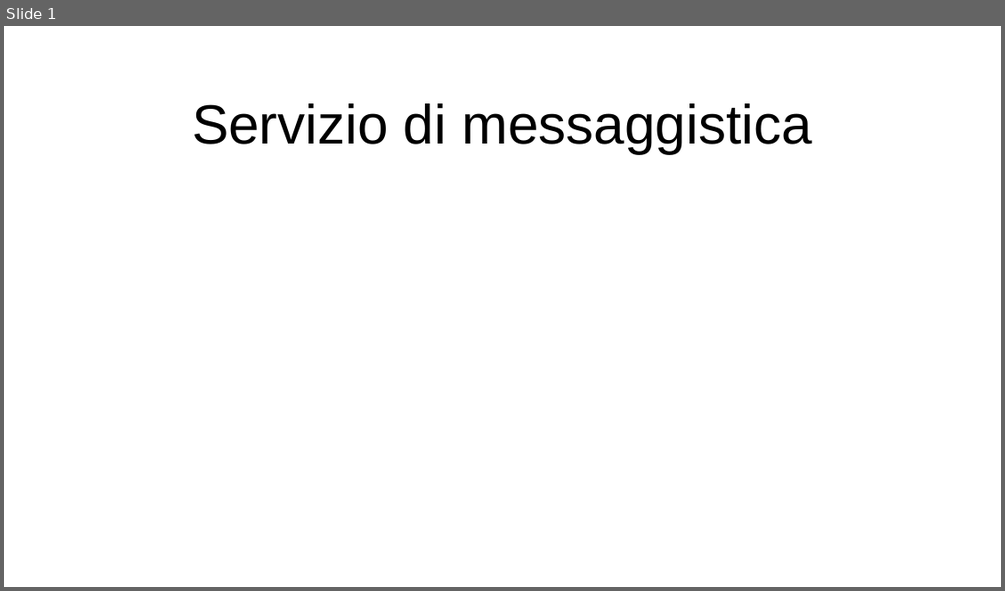
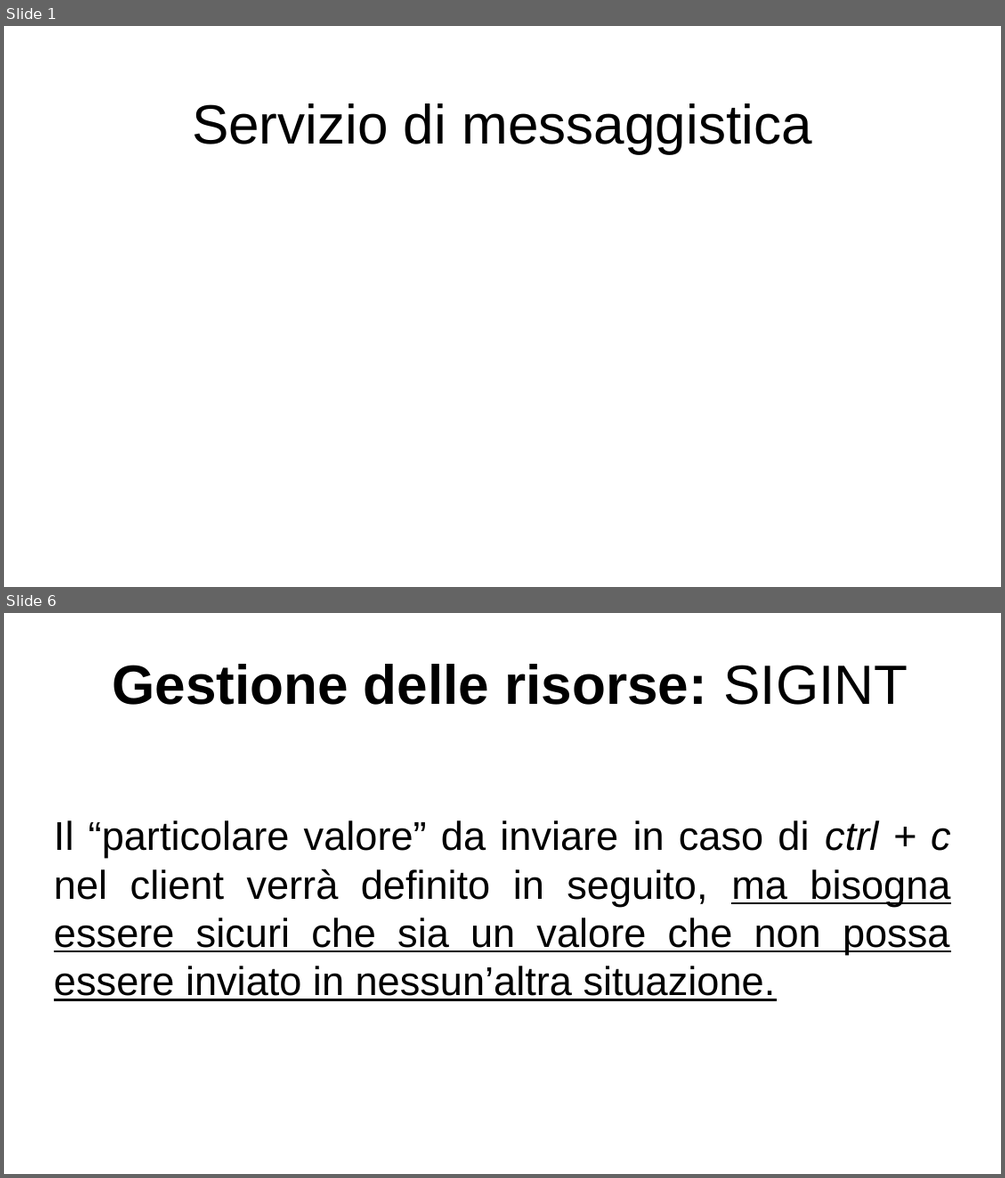
Before and after one commit to lucaMastro/progetto_SO, a slide deck: presentazione_progetto_SO.odp. Shown one above the other, each under a label of ours: slide 1 before the commit, slides 1 and 6 after it; the slides between them are not shown. The pictures are 1005x591 and 1005x1178 pixels, drawn with LibreOffice and Linux fonts; fonts in the diff are those of the drawing. Boxes give left, top, right and bottom in pixels: in the first picture for what was removed or moved away, otherwise in the second. Text is boxed around its words. In the diff, an @@ line names an element or a change of style, - is before the commit and + after.

```diff
--- a/presentazione_progetto_SO.odp
+++ b/presentazione_progetto_SO.odp
@@ slide 6 added at (x1=4, y1=613, x2=1001, y2=1174), background #FFFFFF @@
@@ title added at (x1=112, y1=664, x2=908, y2=705), 44 pt, text #000000, bold @@
+Gestione delle risorse: SIGINT
@@ subtitle added at (x1=54, y1=820, x2=951, y2=1001), 32 pt, text #000000, underline @@
+Il “particolare valore” da inviare in caso di ctrl + c nel client verrà definito in seguito, ma bisogna essere sicuri che sia un valore che non possa essere inviato in nessun’altra situazione.
```
Also in this commit, not shown: 6 slides changed, 5 other slides added, 6 other files.
